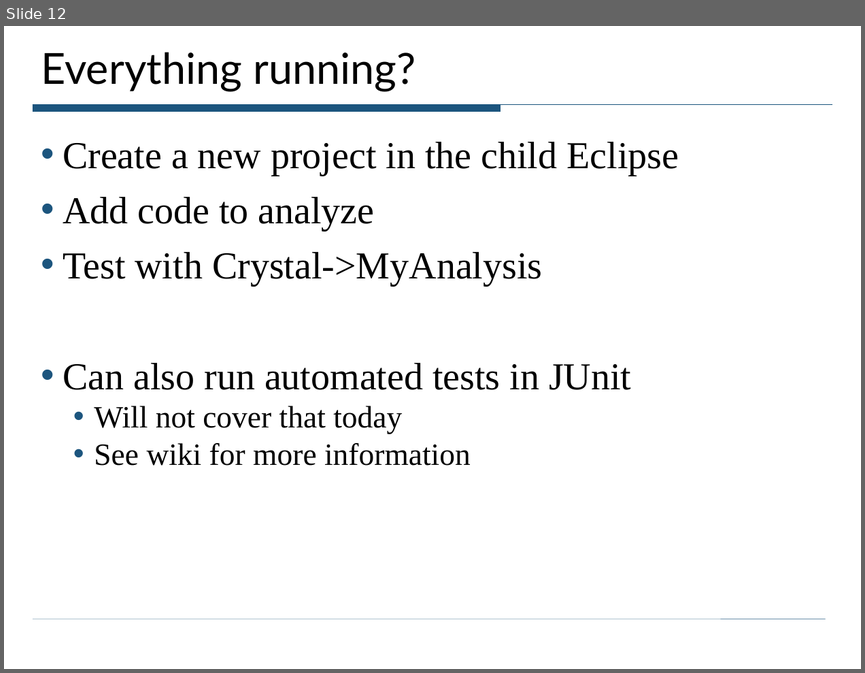
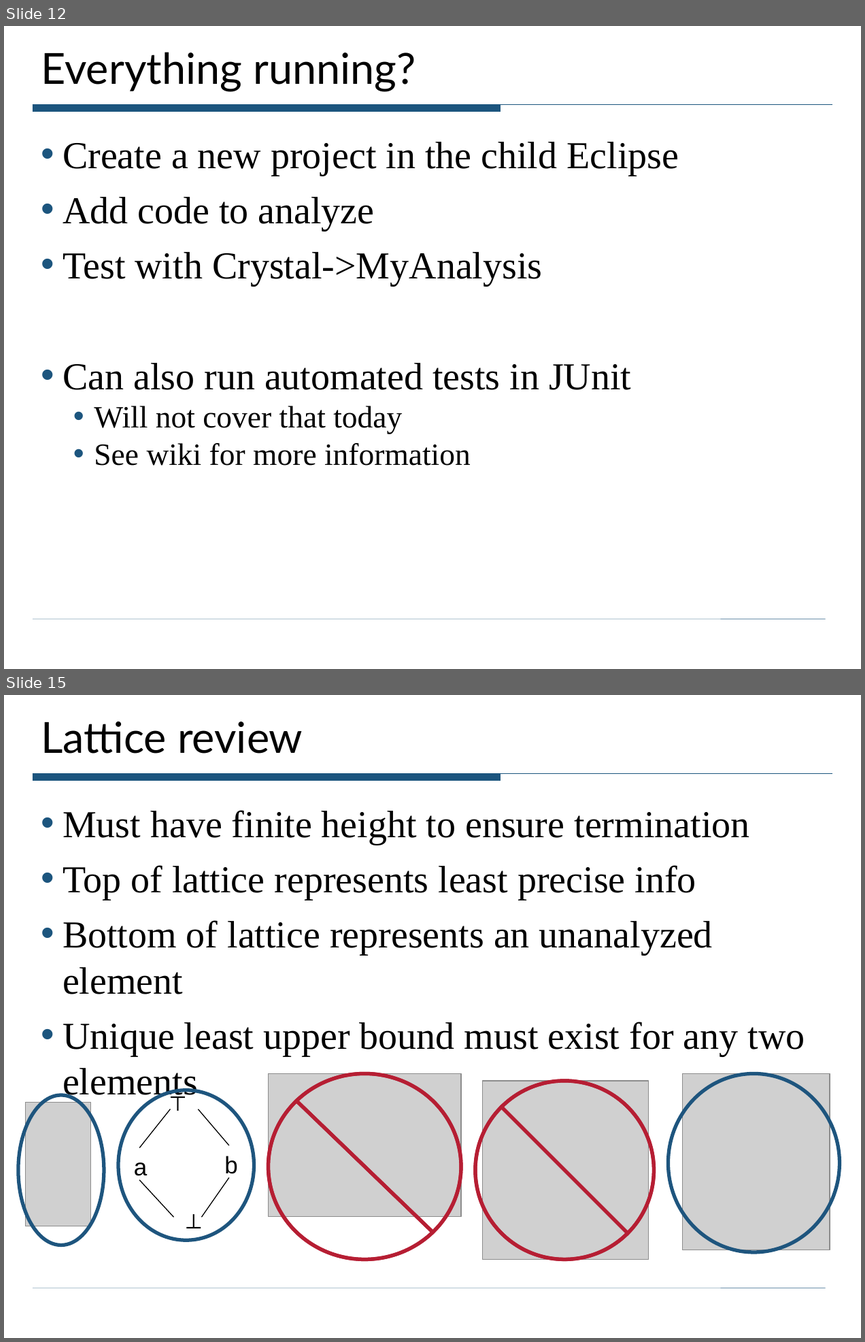
Before and after one commit to roterdam/crystalsaf, a slide deck: TutorialExamples/CrystalTutorial.ppt. Shown one above the other, each under a label of ours: slide 12 before the commit, slides 12 and 15 after it; the slides between them are not shown. The pictures are 865x673 and 865x1342 pixels, drawn with LibreOffice and Linux fonts; fonts in the diff are those of the drawing; grey boxes stand for pictures. Boxes give left, top, right and bottom in pixels: in the first picture for what was removed or moved away, otherwise in the second. Text is boxed around its words. In the diff, an @@ line names an element or a change of style, - is before the commit and + after.

```diff
--- a/TutorialExamples/CrystalTutorial.ppt
+++ b/TutorialExamples/CrystalTutorial.ppt
@@ slide 15 added at [4, 695, 861, 1338], background #FFFFFF; not listed: 2 template elements that a slide beside it also shows @@
@@ title added at [41, 722, 303, 753], 36 pt, text #000000 @@
+Lattice review
@@ text added at [62, 810, 805, 1102], 32 pt, text #000000 @@
+• Must have finite height to ensure termination
+• Top of lattice represents least precise info
+• Bottom of lattice represents an unanalyzed element
+• Unique least upper bound must exist for any two elements
@@ picture added at [268, 1074, 461, 1217] @@
@@ no-entry sign added at [268, 1074, 461, 1259], fill #1E557E, outline #B61E33 3 pt @@
@@ no-entry sign added at [475, 1081, 653, 1259], fill #1E557E, outline #B61E33 3 pt @@
@@ picture added at [482, 1081, 649, 1259] @@
@@ ellipse added at [668, 1074, 839, 1252], outline #1E557E 3 pt @@
@@ picture added at [683, 1074, 830, 1250] @@
@@ ellipse added at [18, 1095, 104, 1245], outline #1E557E 3 pt @@
@@ picture added at [26, 1102, 90, 1225] @@
@@ ellipse added at [118, 1090, 254, 1240], outline #1E557E 3 pt @@
@@ group added at [134, 1087, 237, 1238]: 4 texts, 4 lines @@
+⊥
+a
+b
+⊥
```
Also in this commit, not shown: 7 slides changed, 15 other slides added, 1 slide removed, 6 other files.
